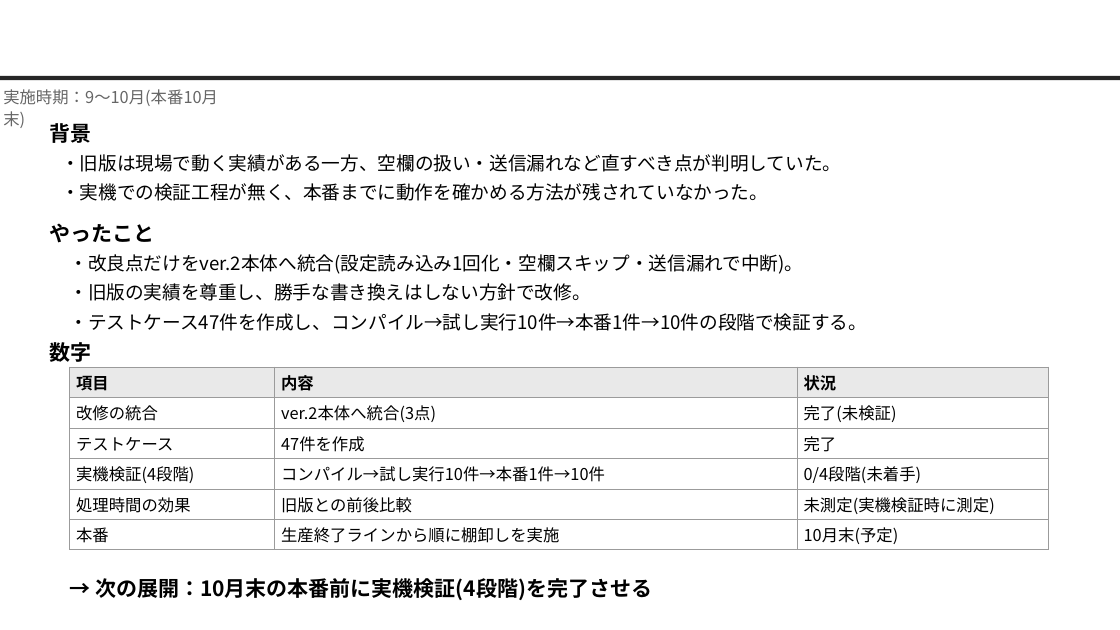
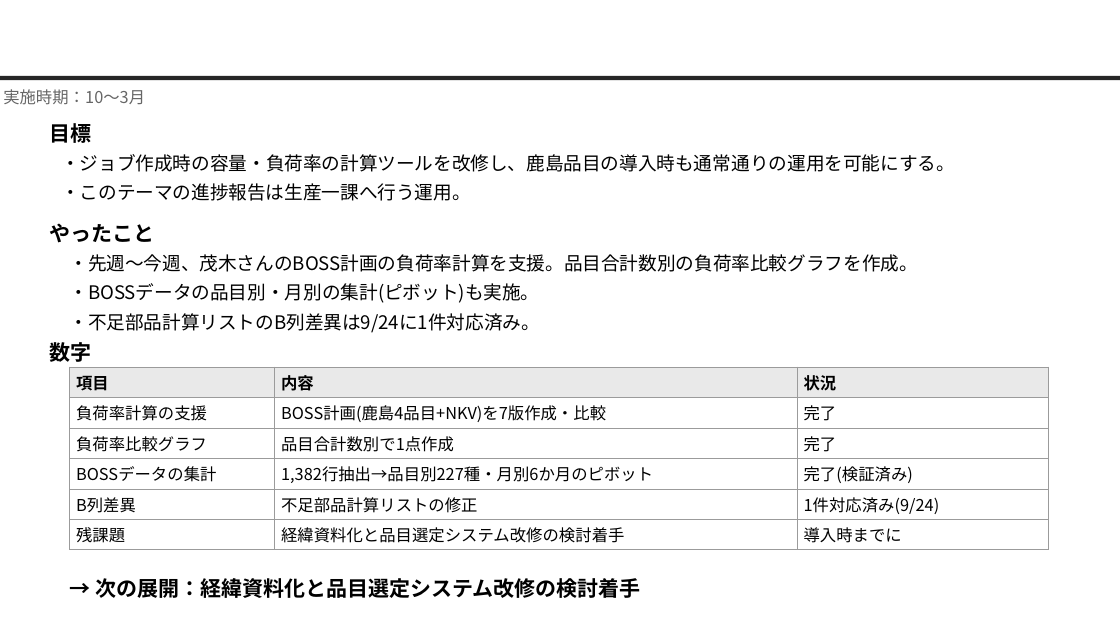
Before and after one commit to nk-shino/work_vault, a slide deck: slide 5 of workvault-sync/10_業務全般/業務報告/9月業務報告(篠原).pptx. Drawn at 1120x630 pixels with LibreOffice and Linux fonts; fonts in the diff are those of the drawing; background and template pictures are left out. Boxes give left, top, right and bottom in pixels: in the first picture for what was removed or moved away, otherwise in the second. Text is boxed around its words. In the diff, an @@ line names an element or a change of style, - is before the commit and + after.

```diff
--- a/workvault-sync/10_業務全般/業務報告/9月業務報告(篠原).pptx
+++ b/workvault-sync/10_業務全般/業務報告/9月業務報告(篠原).pptx
@@ text at <box>3,89,145,105</box>: text changed @@
-実施時期：9〜10月(本番10月末)
+実施時期：10〜3月
@@ text at <box>50,123,92,143</box>: text changed @@
-背景
+目標
@@ text at <box>61,154,955,201</box>: text changed @@
-・旧版は現場で動く実績がある一方、空欄の扱い・送信漏れなど直すべき点が判明していた。
-・実機での検証工程が無く、本番までに動作を確かめる方法が残されていなかった。
+・ジョブ作成時の容量・負荷率の計算ツールを改修し、鹿島品目の導入時も通常通りの運用を可能にする。
+・このテーマの進捗報告は生産一課へ行う運用。
@@ text at <box>69,254,918,333</box>: text changed @@
-・改良点だけをver.2本体へ統合(設定読み込み1回化・空欄スキップ・送信漏れで中断)。
-・旧版の実績を尊重し、勝手な書き換えはしない方針で改修。
-・テストケース47件を作成し、コンパイル→試し実行10件→本番1件→10件の段階で検証する。
+・先週〜今週、茂木さんのBOSS計画の負荷率計算を支援。品目合計数別の負荷率比較グラフを作成。
+・BOSSデータの品目別・月別の集計(ピボット)も実施。
+・不足部品計算リストのB列差異は9/24に1件対応済み。
@@ table at <box>70,367,1049,547</box> @@
-row 2: 改修の統合 | ver.2本体へ統合(3点) | 完了(未検証)
+row 2: 負荷率計算の支援 | BOSS計画(鹿島4品目+NKV)を7版作成・比較 | 完了
-row 3, column 1: テストケース
+row 3, column 1: 負荷率比較グラフ
-row 3, column 2: 47件を作成
+row 3, column 2: 品目合計数別で1点作成
-row 4: 実機検証(4段階) | コンパイル→試し実行10件→本番1件→10件 | 0/4段階(未着手)
+row 4: BOSSデータの集計 | 1,382行抽出→品目別227種・月別6か月のピボット | 完了(検証済み)
-row 5: 処理時間の効果 | 旧版との前後比較 | 未測定(実機検証時に測定)
+row 5: B列差異 | 不足部品計算リストの修正 | 1件対応済み(9/24)
-row 6: 本番 | 生産終了ラインから順に棚卸しを実施 | 10月末(予定)
+row 6: 残課題 | 経緯資料化と品目選定システム改修の検討着手 | 導入時までに
@@ title at <box>281,405,913,543</box>: text changed @@
-テーマ3 固定テーブル棚卸しマクロver.2の改修
+テーマ3 鹿島引き込みに伴うツール改修
@@ text at <box>95,578,640,598</box>: text changed @@
-→ 次の展開：10月末の本番前に実機検証(4段階)を完了させる
+→ 次の展開：経緯資料化と品目選定システム改修の検討着手
```
Also in this commit, not shown: 4 other slides changed, 8 other files.
